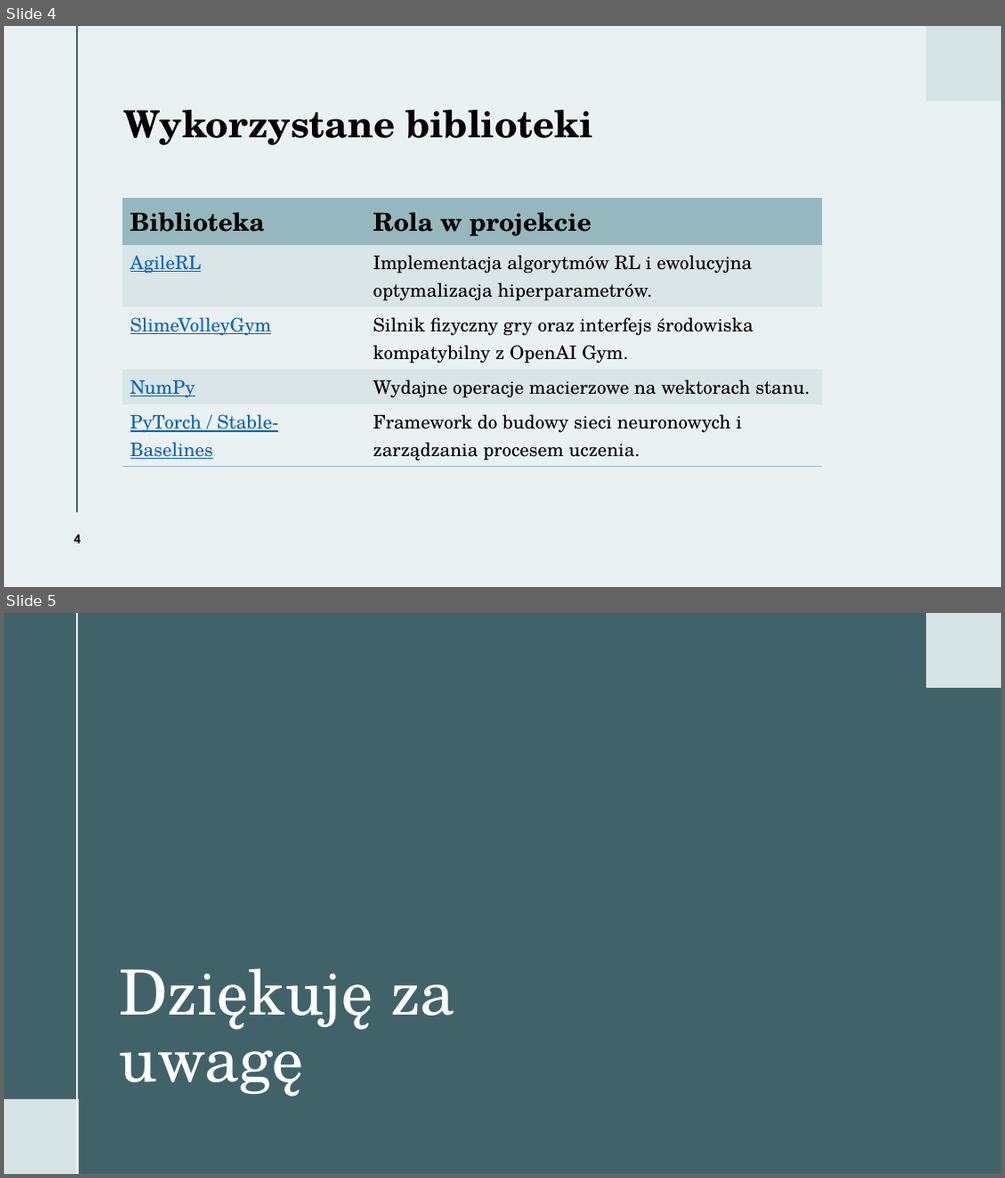
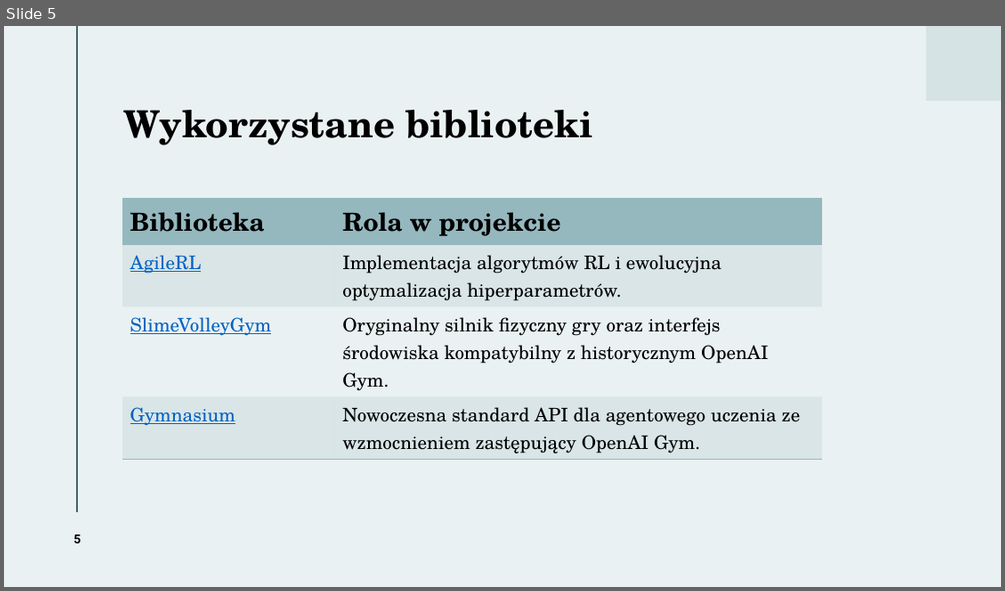
Before and after one commit to rmesek/iwsum-slimevolley, a slide deck: docs/Slime Volleyball MARL.pptx. Shown one above the other, each under a label of ours: slides 4 and 5 before the commit, slide 5 after it. The pictures are 1005x1178 and 1005x591 pixels, drawn with LibreOffice and Linux fonts; fonts in the diff are those of the drawing. Boxes give left, top, right and bottom in pixels: in the first picture for what was removed or moved away, otherwise in the second. Text is boxed around its words. In the diff, an @@ line names an element or a change of style, - is before the commit and + after.

```diff
--- a/docs/Slime Volleyball MARL.pptx
+++ b/docs/Slime Volleyball MARL.pptx
@@ slide 5 removed at (4, 613, 1001, 1174), background #40636A; not listed: 1 template element that a slide beside it also shows @@
@@ line removed from (77, 613) to (77, 1174) @@
@@ title removed at (119, 968, 455, 1096) @@
-Dziękuję za uwagę
@@ rectangle removed at (4, 1099, 79, 1174) @@
@@ what was slide 4 is now slide 5 @@
@@ slide 5 changed as well @@
@@ table at (123, 199, 822, 457) @@
-row 3: SlimeVolleyGym | Silnik fizyczny gry oraz interfejs środowiska kompatybilny z OpenAI Gym.
-row 4: NumPy | Wydajne operacje macierzowe na wektorach stanu.
-row 5: PyTorch / Stable-Baselines | Framework do budowy sieci neuronowych i zarządzania procesem uczenia.
+row 3: SlimeVolleyGym | Oryginalny silnik fizyczny gry oraz interfejs środowiska kompatybilny z historycznym OpenAI Gym.
+row 4: Gymnasium | Nowoczesna standard API dla agentowego uczenia ze wzmocnieniem zastępujący OpenAI Gym.
@@ page number at (73, 534, 81, 543): text changed @@
-4
+5
```
Also in this commit, not shown: 3 other slides changed, 2 slides added.
